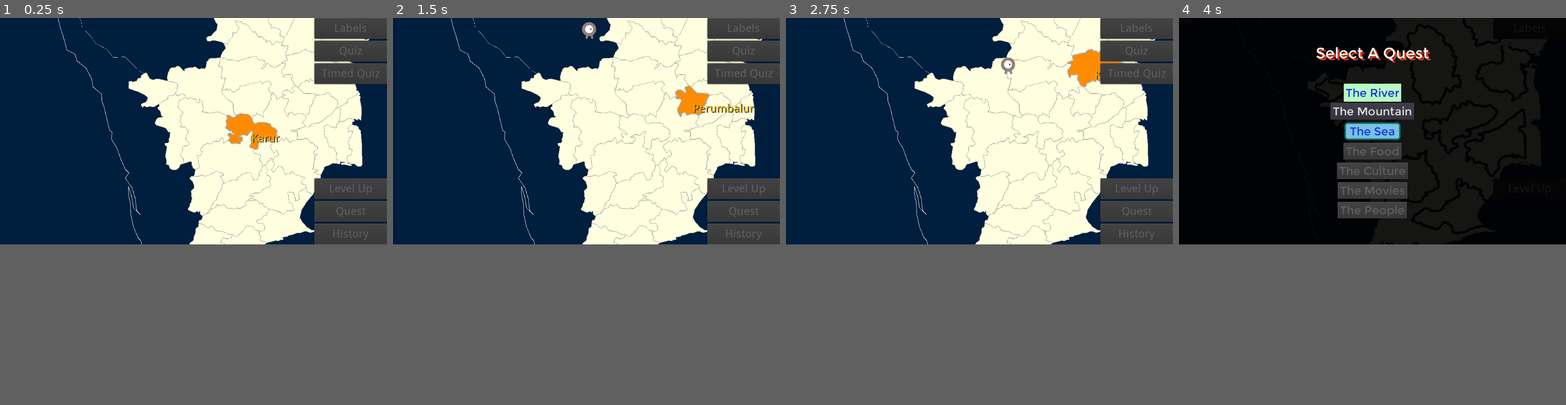
Above: before the commit, frames 1-4 (left to right).
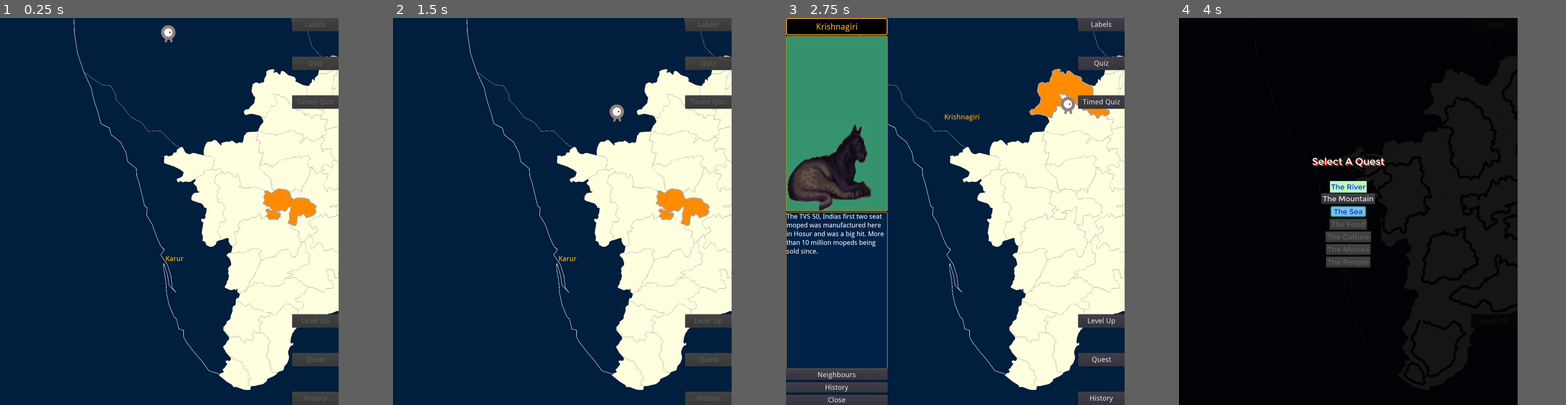
Above: after the commit, the same moments.

Repository: sharun-s/godot-tn
Game: Godot game, scene res://Node2D.tscn
Two runs of this game, one before a commit and one after it. Both use one fixed random seed, a clock stepped at 60 frames per second and the inputs below.
Inputs (mouse positions are in pixels of both pictures, inside the frame that each line leads up to):
- Up to frame 1 (0.25 s): no input
- Up to frame 2 (1.5 s): tap Enter at 0.5 s; drag from (694, 91) to (547, 95) at 0.52 s; drag from (547, 95) to (694, 91) at 1.27 s
- Up to frame 3 (2.75 s): move the mouse to (1083, 60) at 2.02 s; hold Right (ui_right) from 2.03 s (still down); tap Backspace at 2.1 s; click (1083, 60) at 2.17 s
- Up to frame 4 (4 s): release Right (ui_right) at 2.75 s; click (1538, 238) at 2.75 s, where only the run after the commit has a clickable "History"; click "Level Up" at 3.5 s
In our replay, the window is 800x468 before the commit and 700x800 after it. These sizes can differ from the game's own. Grey fills any space a smaller window leaves; there, only what the larger window draws over its background counts as a difference.

The runs differ from the first frame. In frame 1, 29% of the frame differs, in the area x 14-100%, y 0-100%; in frame 2, 29%; in frame 3, 45%, in the area x 0-100%, y 0-100%; in frame 4, 7.6%.

Commit message:
Removed camera. Just relying on screen dims to scale

Diff:
--- a/Node2D.tscn
+++ b/Node2D.tscn
@@ -1,7 +1,6 @@
-[gd_scene load_steps=15 format=2]
+[gd_scene load_steps=14 format=2]
 
 [ext_resource path="res://TN.gd" type="Script" id=1]
-[ext_resource path="res://Camera2D.gd" type="Script" id=2]
 [ext_resource path="res://DroidSans.ttf" type="DynamicFontData" id=3]
 [ext_resource path="res://InfoCenter.tscn" type="PackedScene" id=4]
 [ext_resource path="res://pulse.gd" type="Script" id=5]
@@ -65,10 +64,6 @@
 "_edit_use_anchors_": false
 }
 
-[node name="Camera2D" type="Camera2D" parent="."]
-current = true
-script = ExtResource( 2 )
-
 [node name="HUD" type="CanvasLayer" parent="."]
 
 [node name="Message" type="RichTextLabel" parent="HUD"]
--- a/TN.gd
+++ b/TN.gd
@@ -238,12 +238,11 @@
 	addstateborder(kawest, 'kawest')
 	addstateborder(apeast, 'apes')
 	addstateborder(ka_ap)
-	$Camera2D.position=get_node('Dindigul').position
-	if OS.get_name()=="Android":
-		$Camera2D.zoom=Vector2(2.85, 2.85)
-	else:
-		$Camera2D.zoom=Vector2(2.0, 2.0)
-	$Label.rect_scale=$Camera2D.zoom
+	var t=get_viewport_transform()
+	t.origin=Vector2((get_viewport_rect().size.x-100)/2,0)
+	transform=t
+	scale=Vector2(get_viewport_rect().size.y/2000, get_viewport_rect().size.y/2000)
+	$Label.rect_scale=Vector2(1/scale.x, 1/scale.y)
 
 var dhistory=[{
 	Salem=[['Salem', 'Dharmapuri', 'Namakkal', 'Krishnagiri'],Color.mediumspringgreen],
@@ -554,7 +553,7 @@
 	$HUD/Timed.show()
 	$HUD/Learn.show()
 	$HUD/Quest.show()
-	$Camera2D.position=get_node('Karur').position
+	#$Camera2D.position=get_node('Karur').position
 	#show_compass()
 	$Gopal.show()
 	#if quest_in_progress:
@@ -691,7 +690,7 @@
 	var f=load("res://Xolonium-Regular.ttf")
 	df=DynamicFont.new()
 	df.font_data=f
-	df.size=44
+	df.size=36
 
 func add_label(district, x, y, w, h, groupname):
 	var l:Label=Label.new()
--- a/project.godot
+++ b/project.godot
@@ -33,6 +33,8 @@
 
 [display]
 
+window/size/width=1400
+window/size/height=1900
 window/size/fullscreen=true
 
 [input]
